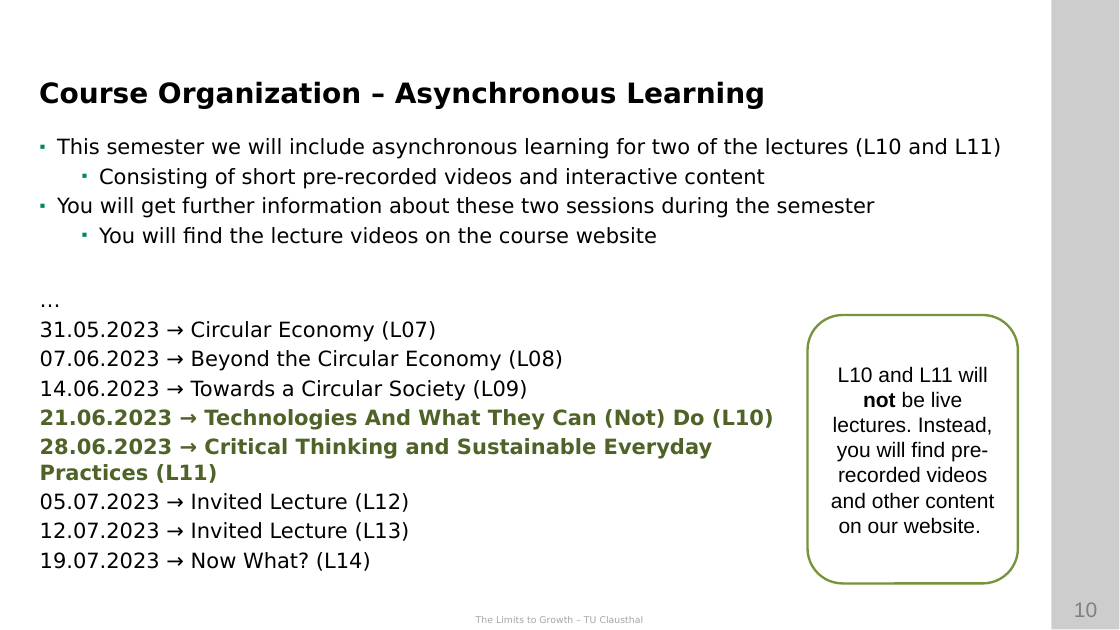
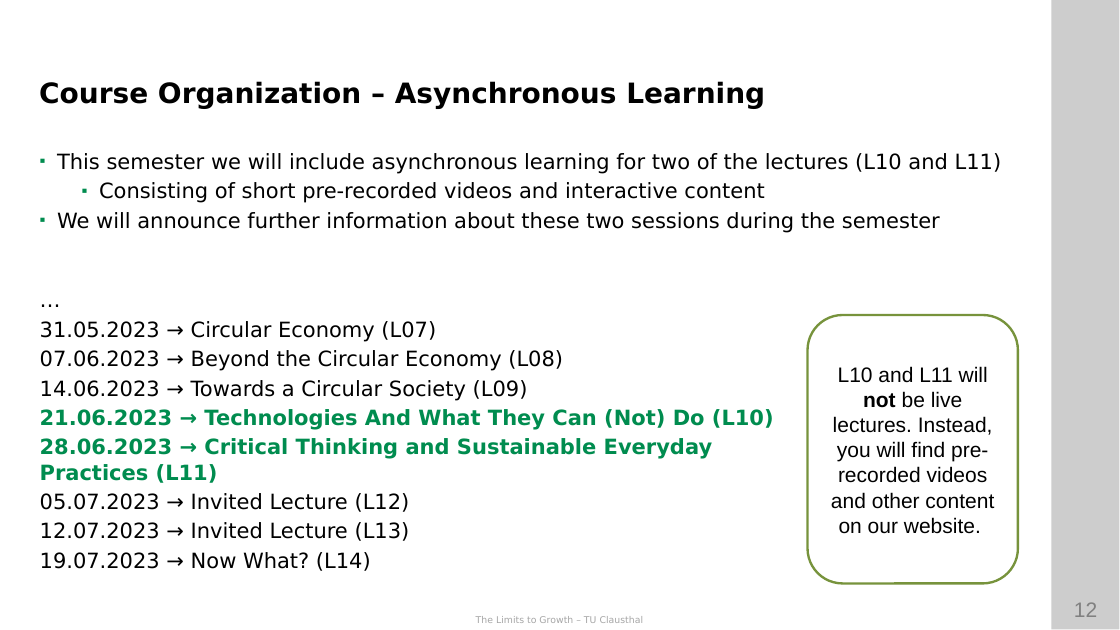
Before and after one commit to ETCE-LAB/teaching-material, a slide deck: slide 12 of The-Limits-to-Growth/LTG-L00-Organization.pptx (slide 10 before the commit). Drawn at 1120x630 pixels with LibreOffice and Linux fonts; fonts in the diff are those of the drawing; background and template pictures are left out. Boxes give left, top, right and bottom in pixels: in the first picture for what was removed or moved away, otherwise in the second. Text is boxed around its words. In the diff, an @@ line names an element or a change of style, - is before the commit and + after.

```diff
--- a/The-Limits-to-Growth/LTG-L00-Organization.pptx
+++ b/The-Limits-to-Growth/LTG-L00-Organization.pptx
@@ text at (57,212,940,233): text changed @@
-▪ You will get further information about these two sessions during the semester
-  ▪ You will find the lecture videos on the course website
+▪ We will announce further information about these two sessions during the semester
@@ text at (40,409,774,483): text colour #4F6228 to #008C4F in "21.06.2023 → Technologies And What They Can ...", "28.06.2023 → Critical Thinking and Sustainable Everyday ..." @@
@@ page number at (1074,602,1097,617): text changed @@
-10
+12
```
Also in this commit, not shown: 5 other slides changed, 2 slides added, 1 slide removed, 2 other files.
